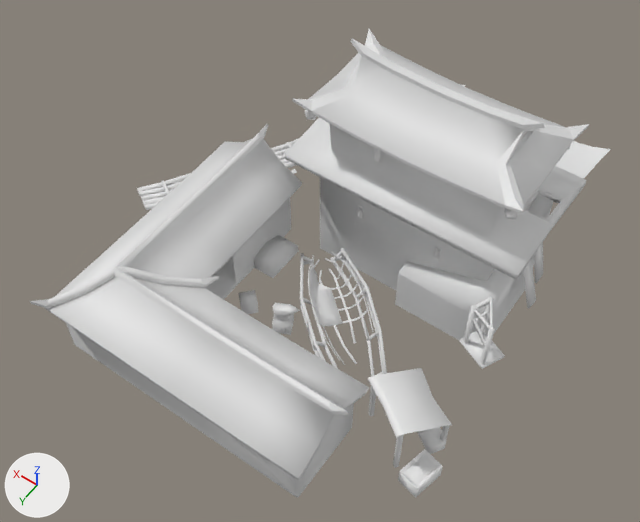
A saved change to the COLLADA model art/meshes/structural/chin_dock.dae.
Both versions are drawn from a 50 mm lens placed at (-23.7, 38.1, 61.6), pointed at (2.4, 1.5, 4.1). The lights are fixed; the arrows at lower left show +X, +Y and +Z. Where no turn or scale is listed for an object, it has been applied to the vertices. Vertices at the same position are counted once.
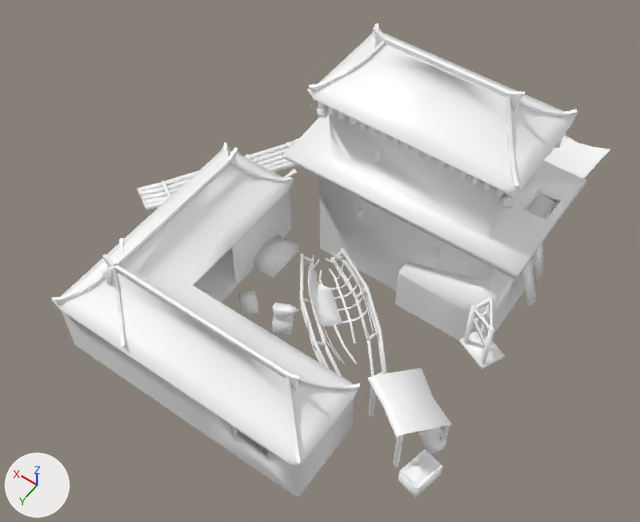
The newer file is also rescaled (x0.0215), turned or shifted as a whole; pictures and numbers use the older file's frame.

The edits, one by one:
Material 'Material_004' (mat_material_004) is new.
Its base color is (1.0, 1.0, 1.0) (white #ffffff).
Its roughness is 0.44.
me_mesh is used by ob_mesh; location (0.0, 0.0, 0.0).
me_mesh had 1848 vertices, 2908 faces and spanned x -14.6..23.0, y -23.4..19.1, z -4.5..17.5.
me_mesh now has 2767 vertices, 4042 faces and spans x -14.6..23.0, y -23.4..18.0, z -4.5..19.0.
me_mesh part 1: the loose piece of 130 vertices spanning x -11.2..9.1, y -15.0..-4.0, z 12.7..17.5 is rebuilt with 94 vertices and now spans x -10.2..8.3, y -15.0..-4.9, z 14.3..18.0, in mat_material_004 (white #ffffff).
me_mesh part 2: the loose piece of 22 vertices spanning x 7.5..8.5, y -5.5..-4.5, z 11.9..13.0 is deleted.
me_mesh part 3: 6 vertices moved from x -10.2..12.1, y -13.9..14.1, z 8.5..12.9 to x -10.2..12.1, y -13.9..14.1, z 5.8..12.9; 193 vertices removed from x -10.7..17.0, y -14.4..19.1, z 5.5..13.0; 1171 vertices added at x -10.2..15.9, y -14.9..18.0, z 5.8..19.0.
me_mesh part 4: 2199 faces spanning x -14.6..23.0, y -23.4..17.6, z -4.5..13.8 switch from no material to mat_material_004 (white #ffffff).

What differs and where, as boxes (x1, y1, x2, y2) in the pictures (640 x 522 px):
'Mesh', reshaped
    before: (29, 29, 611, 498)
    after: (52, 23, 611, 498)
part 1 of me_mesh, rebuilt (8% narrower, 11% shorter)
    before: (292, 29, 589, 214)
    after: (307, 28, 579, 193)
part 2 of me_mesh, deleted
    before: (305, 110, 317, 120)
part 3 of me_mesh, built on
    before: (29, 124, 571, 480)
    after: (52, 23, 577, 465)
part 4 of me_mesh, recoloured
    both: (66, 118, 611, 498)
